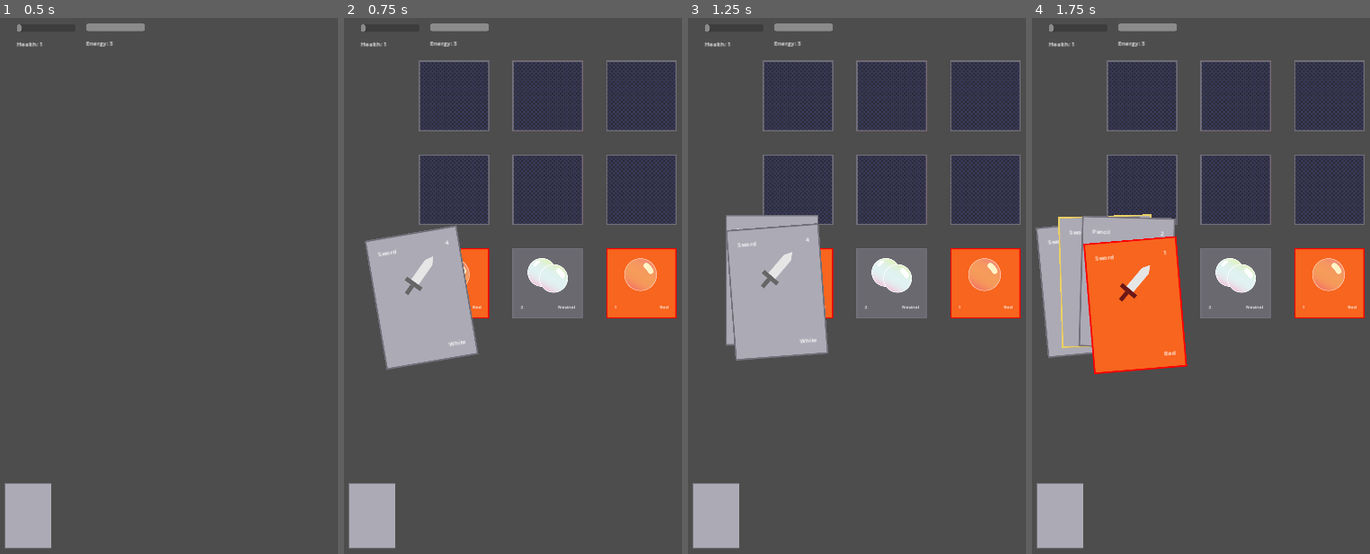
Above: before the commit, frames 1-4 (left to right).
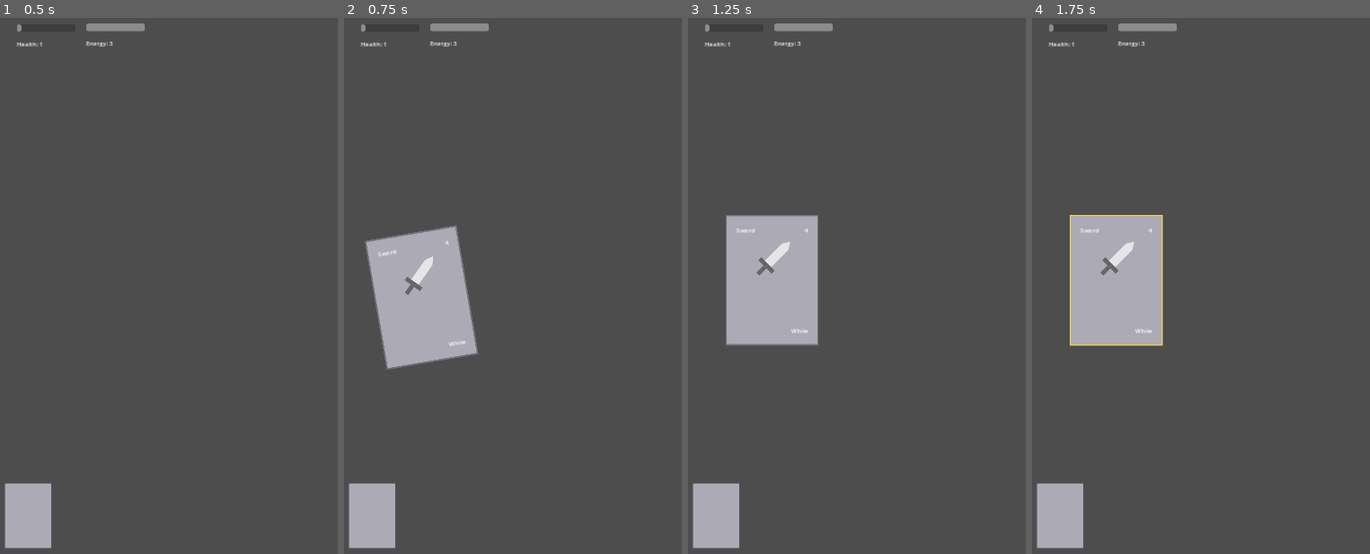
Above: after the commit, the same moments.

Repository: ruthieedwards/agbic2023
Game: Godot game, scene res://Scenes/PlaySpace.tscn
The game is run twice, just before and just after one commit, with the same random seed, the same clock (stepped at 60 frames per second) and the same inputs.
Inputs (mouse positions are in pixels of both pictures, inside the frame that each line leads up to):
- Up to frame 1 (0.5 s): no input
- Up to frame 2 (0.75 s): click (371, 516) at 0.5 s
- Up to frame 3 (1.25 s): no input
- Up to frame 4 (1.75 s): click (1116, 280) at 1.27 s

Frame 1 is identical in both runs. In frame 2, 13% of the frame differs, in the area x 22-99%, y 7-57%; in frame 3, 14%; in frame 4, 22%, in the area x 1-99%, y 7-67%.

Commit message:
added sound and bg music

Diff:
--- a/Playspace.gd
+++ b/Playspace.gd
@@ -14,10 +14,6 @@
 var randomCardSelected = []
 @onready var deckSize = playerHandTemp.cardList.size()
 
-#formula for drawing an oval
-#xcoords = radius1 * cos of the angle
-#ycoords = radius2 * sin of the angle
-
 @onready var viewportSize = Vector2(get_viewport().size)
 @onready var centerCardOval = viewportSize * Vector2(0.5, 1.32)
 @onready var horizRadius = get_viewport().size.x * 0.45
@@ -33,6 +29,7 @@
 @onready var deckPosition = $Deck.position
 #var isEnemyBeingAttacked
 
+signal dealtCard
 signal attackInitiated(attackPower,enemyPower)
 
 # i feel like this shouldn't be here but it is
@@ -50,6 +47,8 @@
 # Called when the node enters the scene tree for the first time.
 func _ready():
 	await get_tree().create_timer(.5).timeout
+	$AudioManager/CardSounds/Shuffle.play()
+	await get_tree().create_timer(1.5).timeout
 	generateEnemyGrid()
 	#deal 3 cards
 	await get_tree().create_timer(.5).timeout
@@ -89,6 +88,8 @@
 	var newCard = cardBase.instantiate()
 	randomCardSelected = randi() % deckSize
 	newCard.cardName = playerHandTemp.cardList[randomCardSelected]
+	#play sound
+	dealtCard.emit()
 
 	#place the card along an oval
 	ovalAngleVector = Vector2(horizRadius * cos(cardAngle), - vertRadius * sin(cardAngle))
--- /dev/null
+++ b/Scenes/AudioManager.gd
@@ -0,0 +1,22 @@
+extends AudioStreamPlayer2D
+
+# SOUND
+var cardDealSound1 = preload("res://Audio/Card_Deals/card_deal_1.wav")
+var cardDealSound2 = preload("res://Audio/Card_Deals/card_deal_2.wav")
+var cardDealSound3 = preload("res://Audio/Card_Deals/card_deal_3.wav")
+var cardDealSound4 = preload("res://Audio/Card_Deals/card_deal_4.wav")
+
+
+func _ready():
+	pass
+
+func _process(delta):
+	pass
+
+func DestroySelf():
+	queue_free()
+
+
+func _on_playspace_dealt_card():
+	var randomNum = randi() % $CardSounds/Deals.get_child_count()
+	$CardSounds/Deals.get_child(randomNum).play()
--- a/Scenes/PlaySpace.tscn
+++ b/Scenes/PlaySpace.tscn
@@ -7,6 +7,18 @@
 [ext_resource type="Script" path="res://Scenes/DeckDraw.gd" id="5_ieepd"]
 [ext_resource type="Script" path="res://Scenes/Health.gd" id="6_ysenx"]
 [ext_resource type="Script" path="res://Scenes/Energy.gd" id="7_epw5e"]
+[ext_resource type="Script" path="res://Scenes/AudioManager.gd" id="8_3hk2j"]
+[ext_resource type="AudioStream" uid="uid://bq06iku748bxn" path="res://Audio/Music/background_music.wav" id="8_mnj5a"]
+[ext_resource type="AudioStream" uid="uid://hwulnwwuus0m" path="res://Audio/Card_Deals/card_deal_1.wav" id="9_sggts"]
+[ext_resource type="AudioStream" uid="uid://c5ynxxkrfltdg" path="res://Audio/Card_Deals/card_deal_2.wav" id="10_67ulp"]
+[ext_resource type="AudioStream" uid="uid://d2dqwcbf0axh5" path="res://Audio/Card_Deals/card_deal_3.wav" id="11_twsrg"]
+[ext_resource type="AudioStream" uid="uid://ch1c6aakcu18n" path="res://Audio/Card_Deals/card_deal_4.wav" id="12_jw4by"]
+[ext_resource type="AudioStream" uid="uid://cgh45g40w3s5y" path="res://Audio/Card_Deals/card_pickup_1.wav" id="14_0uoty"]
+[ext_resource type="AudioStream" uid="uid://bj4bk55v6o4sl" path="res://Audio/Card_Deals/card_pickup_2.wav" id="15_5dhxk"]
+[ext_resource type="AudioStream" uid="uid://c7guutgujtr35" path="res://Audio/Card_Deals/card_play_1.wav" id="16_4b2oy"]
+[ext_resource type="AudioStream" uid="uid://dym8ckqirlybx" path="res://Audio/Card_Deals/card_play_2.wav" id="17_6naro"]
+[ext_resource type="AudioStream" uid="uid://b5sw1tt0vup6n" path="res://Audio/Card_Deals/card_poof.wav" id="18_gw4k3"]
+[ext_resource type="AudioStream" uid="uid://dn03pq2y3hn8d" path="res://Audio/Card_Deals/card_shuffle.wav" id="19_eyn6n"]
 
 [sub_resource type="RectangleShape2D" id="RectangleShape2D_knshx"]
 size = Vector2(1079, 19.1)
@@ -105,4 +117,50 @@
 shape = SubResource("RectangleShape2D_knshx")
 disabled = true
 
+[node name="AudioManager" type="AudioStreamPlayer2D" parent="."]
+script = ExtResource("8_3hk2j")
+
+[node name="BGMusic" type="AudioStreamPlayer" parent="AudioManager"]
+stream = ExtResource("8_mnj5a")
+autoplay = true
+
+[node name="CardSounds" type="Node" parent="AudioManager"]
+
+[node name="Deals" type="Node" parent="AudioManager/CardSounds"]
+
+[node name="deal1" type="AudioStreamPlayer" parent="AudioManager/CardSounds/Deals"]
+stream = ExtResource("9_sggts")
+
+[node name="deal2" type="AudioStreamPlayer" parent="AudioManager/CardSounds/Deals"]
+stream = ExtResource("10_67ulp")
+
+[node name="deal3" type="AudioStreamPlayer" parent="AudioManager/CardSounds/Deals"]
+stream = ExtResource("11_twsrg")
+
+[node name="deal4" type="AudioStreamPlayer" parent="AudioManager/CardSounds/Deals"]
+stream = ExtResource("12_jw4by")
+
+[node name="Pickups" type="Node" parent="AudioManager/CardSounds"]
+
+[node name="pickup1" type="AudioStreamPlayer" parent="AudioManager/CardSounds/Pickups"]
+stream = ExtResource("14_0uoty")
+
+[node name="pickup2" type="AudioStreamPlayer" parent="AudioManager/CardSounds/Pickups"]
+stream = ExtResource("15_5dhxk")
+
+[node name="Plays" type="Node" parent="AudioManager/CardSounds"]
+
+[node name="play1" type="AudioStreamPlayer" parent="AudioManager/CardSounds/Plays"]
+stream = ExtResource("16_4b2oy")
+
+[node name="play2" type="AudioStreamPlayer" parent="AudioManager/CardSounds/Plays"]
+stream = ExtResource("17_6naro")
+
+[node name="Poof" type="AudioStreamPlayer2D" parent="AudioManager/CardSounds"]
+stream = ExtResource("18_gw4k3")
+
+[node name="Shuffle" type="AudioStreamPlayer2D" parent="AudioManager/CardSounds"]
+stream = ExtResource("19_eyn6n")
+
 [connection signal="attackInitiated" from="." to="Health" method="_on_attack_initiated"]
+[connection signal="dealtCard" from="." to="AudioManager" method="_on_playspace_dealt_card"]
--- a/Scripts/CardBase.gd
+++ b/Scripts/CardBase.gd
@@ -50,6 +50,9 @@
 					currentCardState = inMouse
 					isSettingUp = true
 					cardIsSelected = true
+					# PLAY AUDIO
+					var randSound = randi() % $"../../AudioManager/CardSounds/Pickups/".get_child_count()
+					$"../../AudioManager/CardSounds/Pickups/".get_child(randSound).play()
 			if event.is_action_released("leftclick") || event.is_action_pressed("escape"):
 				print ("released mouse")
 				if cardIsSelected == true:
@@ -66,12 +69,14 @@
 								print ("attempting to attack card")
 								isSettingUp = true
 								e.get_node("ImageContainer/CardHover").visible = true
+								var randSound = randi() % $"../../AudioManager/CardSounds/Plays/".get_child_count()
+								$"../../AudioManager/CardSounds/Plays/".get_child(randSound).play()
+
 #								e.$ImageContainer.$CardHover.visible = true
 #								isMovingIntoPlay = true
 #								targetPos = enemyPos #change pos if needed
 
-								if e.currentEnemyState == 1: # 1=faceUp 2=attacked
-									e.currentEnemyState = 2 #idk why it wanted numbers instead of names
+
 
 
 								currentCardState = attacking
@@ -83,6 +88,11 @@
 								# DO ALL THE STUFF HERE???
 								##################
 #								e.queue_free() #destroys the enemy
+								$"../../AudioManager/CardSounds/Poof".play()
+								await get_tree().create_timer(.5).timeout
+
+								if e.currentEnemyState == 1: # 1=faceUp 2=attacked
+									e.currentEnemyState = 2 #idk why it wanted numbers instead of names
 
 								print ("enemyState: ",e.currentEnemyState)
 #								e.UpdateCardVisibility()
--- /dev/null
+++ b/SoundQueue.gd
@@ -0,0 +1,16 @@
+extends Node
+
+@export var soundsCount:int = 1:
+	set = setFunction,
+	get = getFunction
+var nextSound = 0
+
+
+# Called when the node enters the scene tree for the first time.
+func _ready():
+	pass # Replace with function body.
+
+
+# Called every frame. 'delta' is the elapsed time since the previous frame.
+func _process(delta):
+	pass
Not shown: 1 places in Scenes/PlaySpace.tscn that only renumber resources
Not shown, changed: .gitignore
